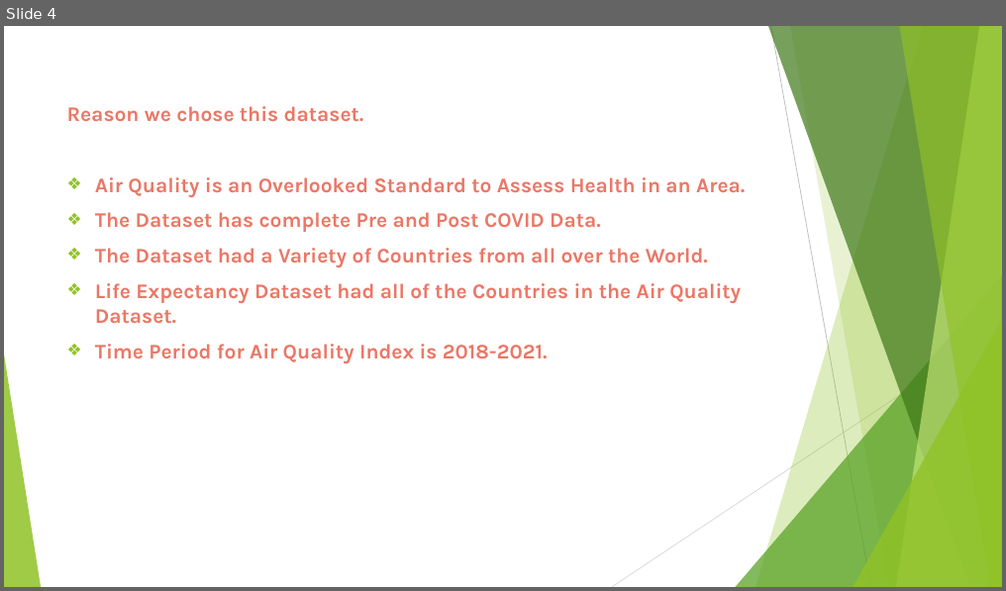
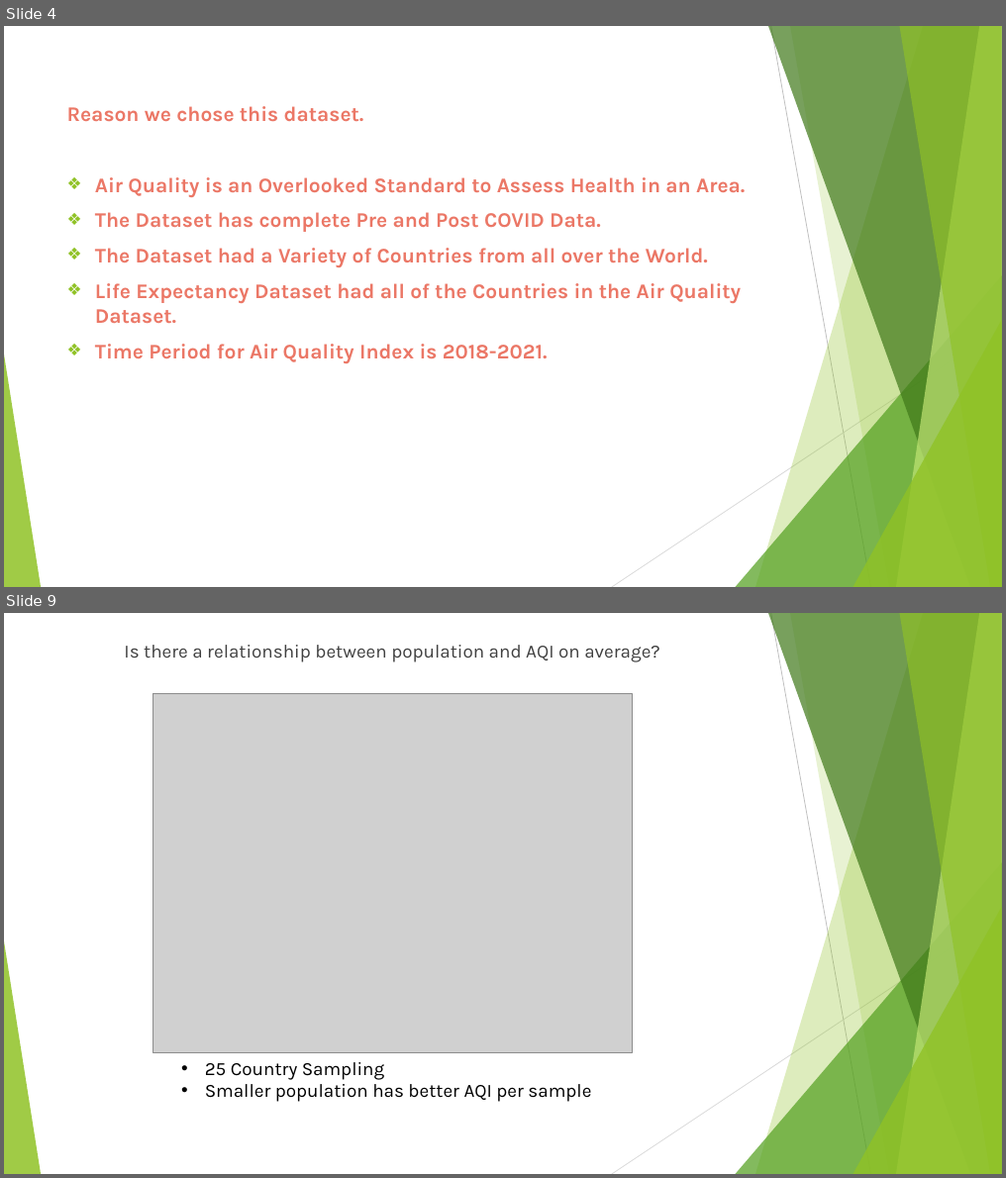
Before and after one commit to Kgyoung01/Project-10, a slide deck: Air Quality Index Analysis by Country.pptx. Shown one above the other, each under a label of ours: slide 4 before the commit, slides 4 and 9 after it; the slides between them are not shown. The pictures are 1006x591 and 1006x1178 pixels, drawn with LibreOffice and Linux fonts; fonts in the diff are those of the drawing; grey boxes stand for pictures. Boxes give left, top, right and bottom in pixels: in the first picture for what was removed or moved away, otherwise in the second. Text is boxed around its words. In the diff, an @@ line names an element or a change of style, - is before the commit and + after.

```diff
--- a/Air Quality Index Analysis by Country.pptx
+++ b/Air Quality Index Analysis by Country.pptx
@@ slide 9 added at box(4, 613, 1002, 1174), background #FFFFFF; not listed: 10 template elements that a slide beside it also shows @@
@@ text added at box(124, 645, 660, 663), 18 pt, text #404040 @@
+Is there a relationship between population and AQI on average?
@@ picture added at box(152, 694, 632, 1054) @@
@@ text added at box(205, 1062, 591, 1102), 18 pt, text #000000 @@
+• 25 Country Sampling
+• Smaller population has better AQI per sample
```
Also in this commit, not shown: 2 slides changed, 6 other slides added.
